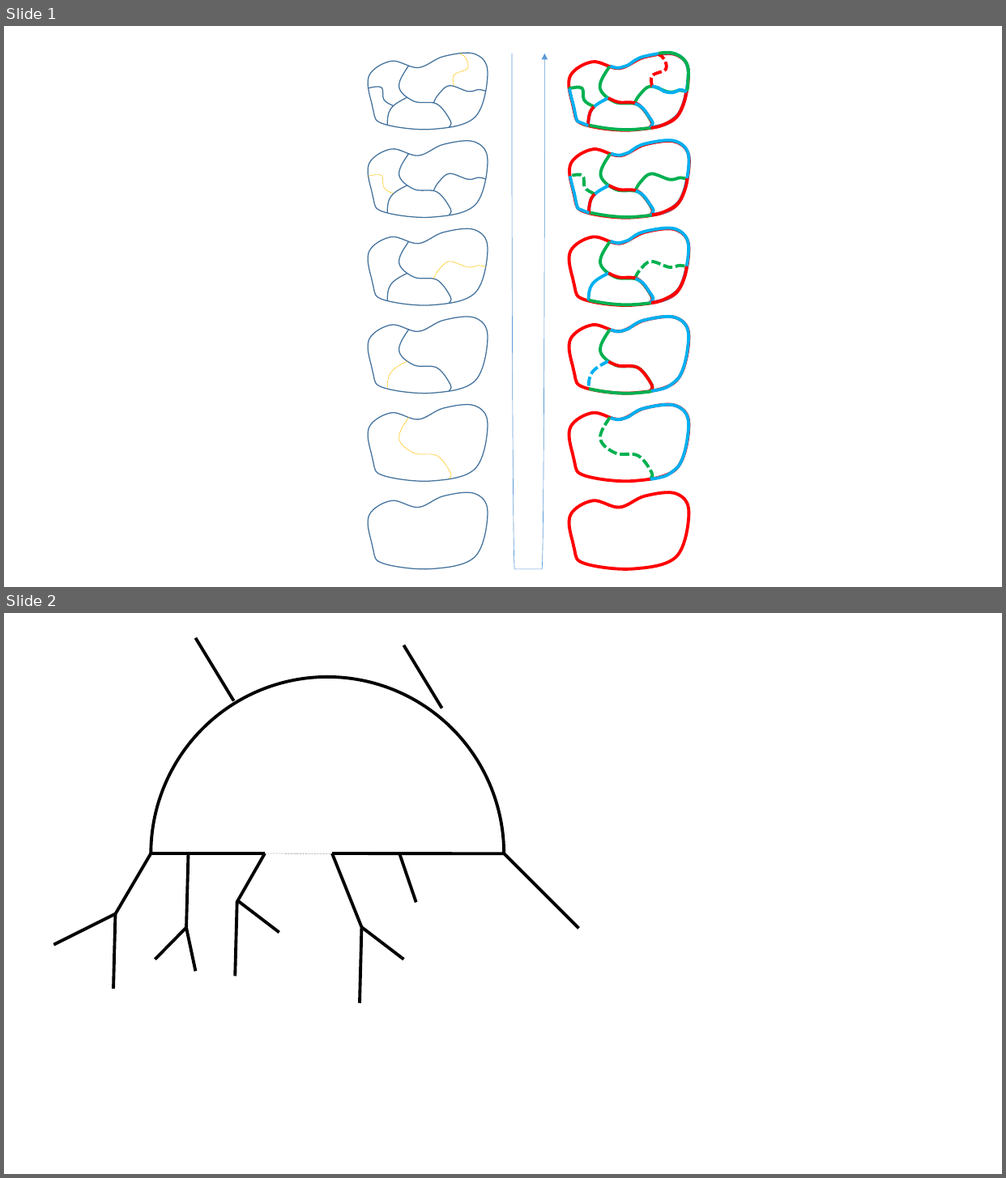
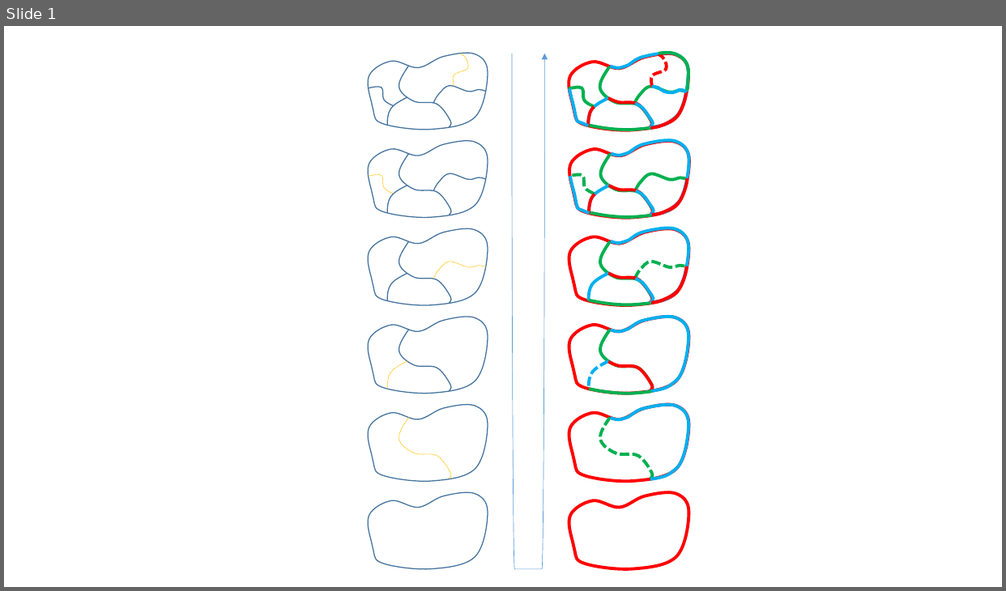
Before and after one commit to stefanutti/maps-coloring-java, a slide deck: ct/ct-docs/kempe's-chain-color-switch/kempe-reduction-and-kempe's-chain.pptx. Shown one above the other, each under a label of ours: slides 1 and 2 before the commit, slide 1 after it. The pictures are 1006x1178 and 1006x591 pixels, drawn with LibreOffice and Linux fonts; fonts in the diff are those of the drawing. Boxes give left, top, right and bottom in pixels: in the first picture for what was removed or moved away, otherwise in the second. Text is boxed around its words. In the diff, an @@ line names an element or a change of style, - is before the commit and + after.

Commit message:
New ppts

```diff
--- a/ct/ct-docs/kempe's-chain-color-switch/kempe-reduction-and-kempe's-chain.pptx
+++ b/ct/ct-docs/kempe's-chain-color-switch/kempe-reduction-and-kempe's-chain.pptx
@@ slide 2 removed at (4, 613, 1002, 1174), background #FFFFFF @@
@@ line removed from (196, 637) to (234, 701) @@
@@ line removed from (404, 645) to (442, 708) @@
@@ arc (boxed as its full ellipse) removed at (151, 677, 504, 1031) @@
@@ line removed from (151, 854) to (116, 914) @@
@@ line removed from (151, 854) to (265, 854) @@
@@ line removed from (188, 854) to (187, 928) @@
@@ line removed from (265, 854) to (236, 903) @@
@@ line removed from (265, 854) to (332, 854) @@
@@ line removed from (332, 854) to (362, 928) @@
@@ line removed from (504, 854) to (332, 854) @@
@@ line removed from (399, 854) to (416, 903) @@
@@ line removed from (504, 854) to (579, 928) @@
@@ line removed from (236, 901) to (236, 976) @@
@@ line removed from (237, 901) to (279, 933) @@
@@ line removed from (116, 914) to (53, 944) @@
@@ line removed from (116, 914) to (113, 989) @@
@@ line removed from (187, 928) to (155, 960) @@
@@ line removed from (187, 928) to (196, 972) @@
@@ line removed from (362, 928) to (360, 1003) @@
@@ line removed from (362, 927) to (404, 960) @@
```
Also in this commit, not shown: 1 slide added, 9 other files.
